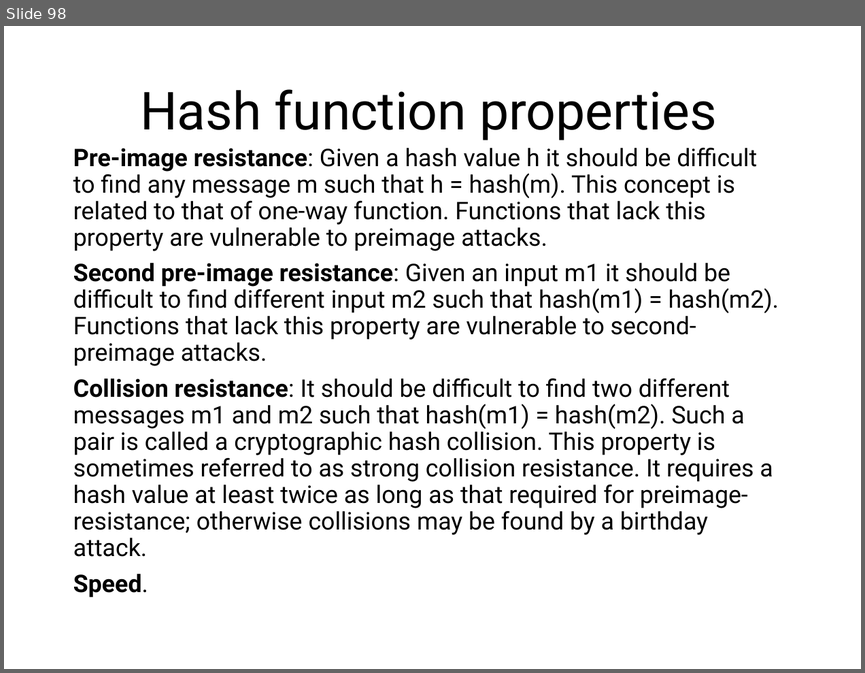
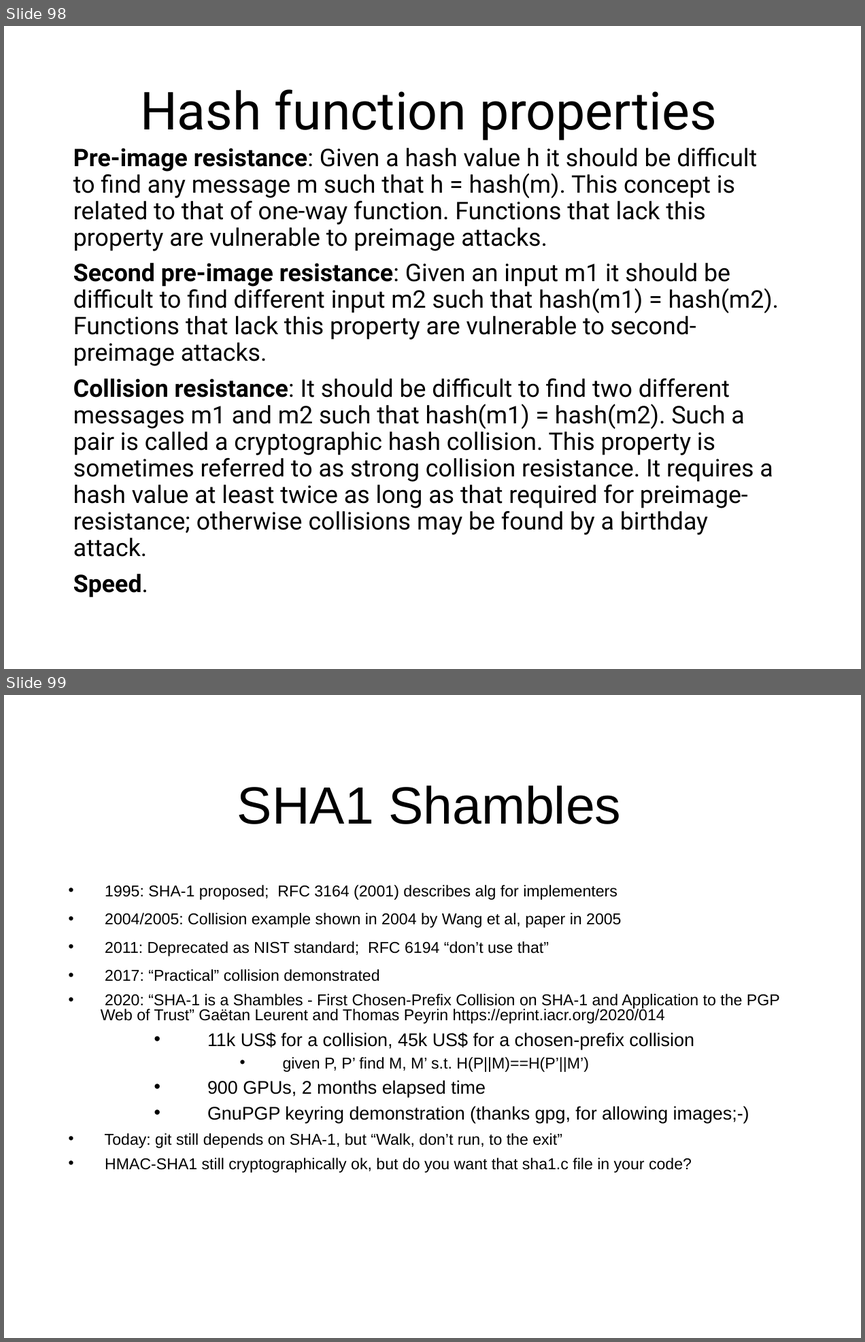
Before and after one commit to sftcd/cs7053, a slide deck: 2016lectures/03-crypto.ppt. Shown one above the other, each under a label of ours: slide 98 before the commit, slides 98 and 99 after it. The pictures are 865x673 and 865x1342 pixels, drawn with LibreOffice and Linux fonts; fonts in the diff are those of the drawing. Boxes give left, top, right and bottom in pixels: in the first picture for what was removed or moved away, otherwise in the second. Text is boxed around its words. In the diff, an @@ line names an element or a change of style, - is before the commit and + after.

Commit message:
added sha1 shambles

```diff
--- a/2016lectures/03-crypto.ppt
+++ b/2016lectures/03-crypto.ppt
@@ slide 99 added at box(4, 695, 861, 1338), background #FFFFFF @@
@@ title added at box(237, 785, 621, 824), 44 pt, text #000000 @@
+SHA1 Shambles
@@ text added at box(101, 885, 780, 1172), 13.2 pt, text #000000 @@
+• 1995: SHA-1 proposed; RFC 3164 (2001) describes alg for implementers
+• 2004/2005: Collision example shown in 2004 by Wang et al, paper in 2005
+• 2011: Deprecated as NIST standard; RFC 6194 “don’t use that”
+• 2017: “Practical” collision demonstrated
+• 2020: “SHA-1 is a Shambles - First Chosen-Prefix Collision on SHA-1 and Application to the PGP Web of Trust” Gaëtan Leurent and Thomas Peyrin https://eprint.iacr.org/2020/014
+  • 11k US$ for a collision, 45k US$ for a chosen-prefix collision
+    • given P, P’ find M, M’ s.t. H(P||M)==H(P’||M’)
+  • 900 GPUs, 2 months elapsed time
+  • GnuPGP keyring demonstration (thanks gpg, for allowing images;-)
+• Today: git still depends on SHA-1, but “Walk, don’t run, to the exit”
+• HMAC-SHA1 still cryptographically ok, but do you want that sha1.c file in your code?
```
Also in this commit, not shown: 100 slides changed, 1 other file.
